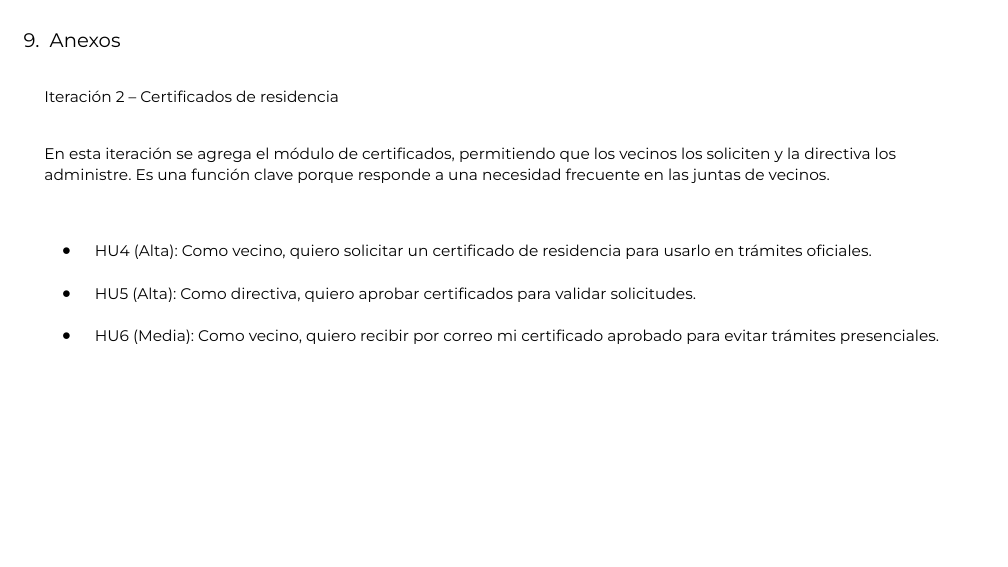
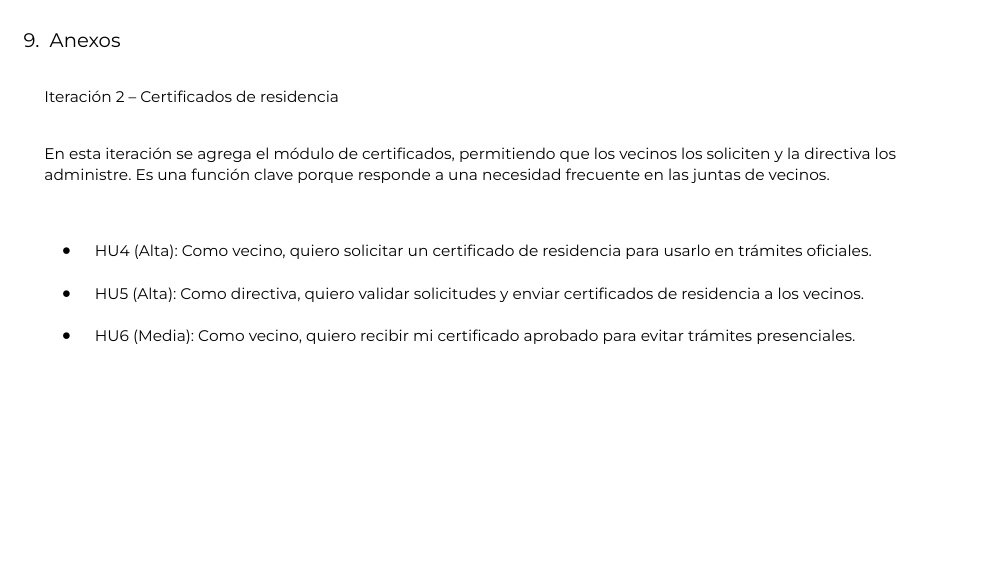
Before and after one commit to mauriciopinavalenzuela/CAPSTONE, a slide deck: slide 13 of DOCUMENTOS FASE1/evidencias grupales/Presentación_Proyecto.pptx. Drawn at 1008x567 pixels with LibreOffice and Linux fonts; fonts in the diff are those of the drawing. Boxes give left, top, right and bottom in pixels: in the first picture for what was removed or moved away, otherwise in the second. Text is boxed around its words. In the diff, an @@ line names an element or a change of style, - is before the commit and + after.

Commit message:
Actualizar archivos DOCUMENTOS FASE1

```diff
--- a/DOCUMENTOS FASE1/evidencias grupales/Presentación_Proyecto.pptx
+++ b/DOCUMENTOS FASE1/evidencias grupales/Presentación_Proyecto.pptx
@@ text at box(95, 287, 864, 344): text changed @@
-● HU5 (Alta): Como directiva, quiero aprobar certificados para validar solicitudes.
-● HU6 (Media): Como vecino, quiero recibir por correo mi certificado aprobado para evitar trámites presenciales.
+● HU5 (Alta): Como directiva, quiero validar solicitudes y enviar certificados de residencia a los vecinos.
+● HU6 (Media): Como vecino, quiero recibir mi certificado aprobado para evitar trámites presenciales.
```
